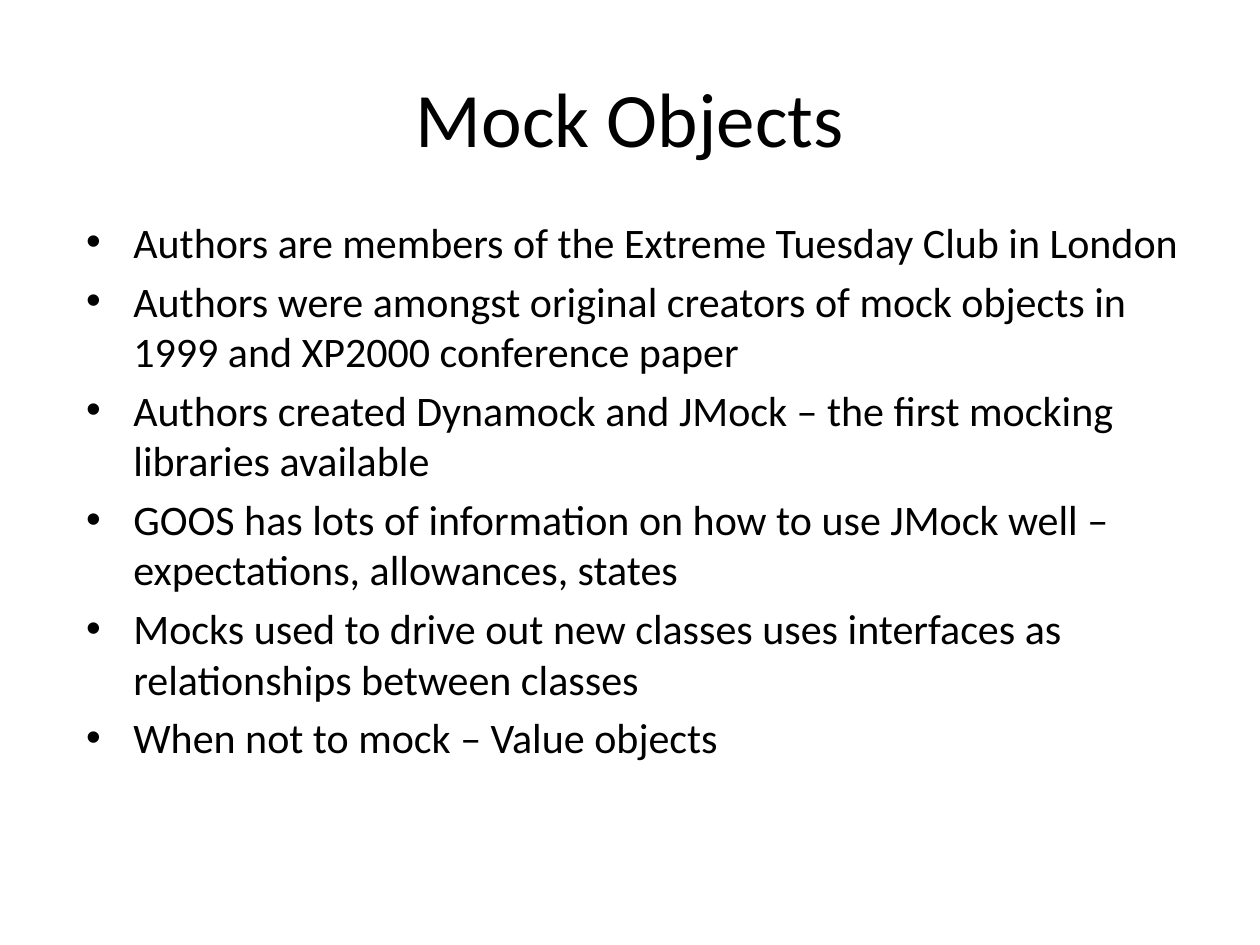
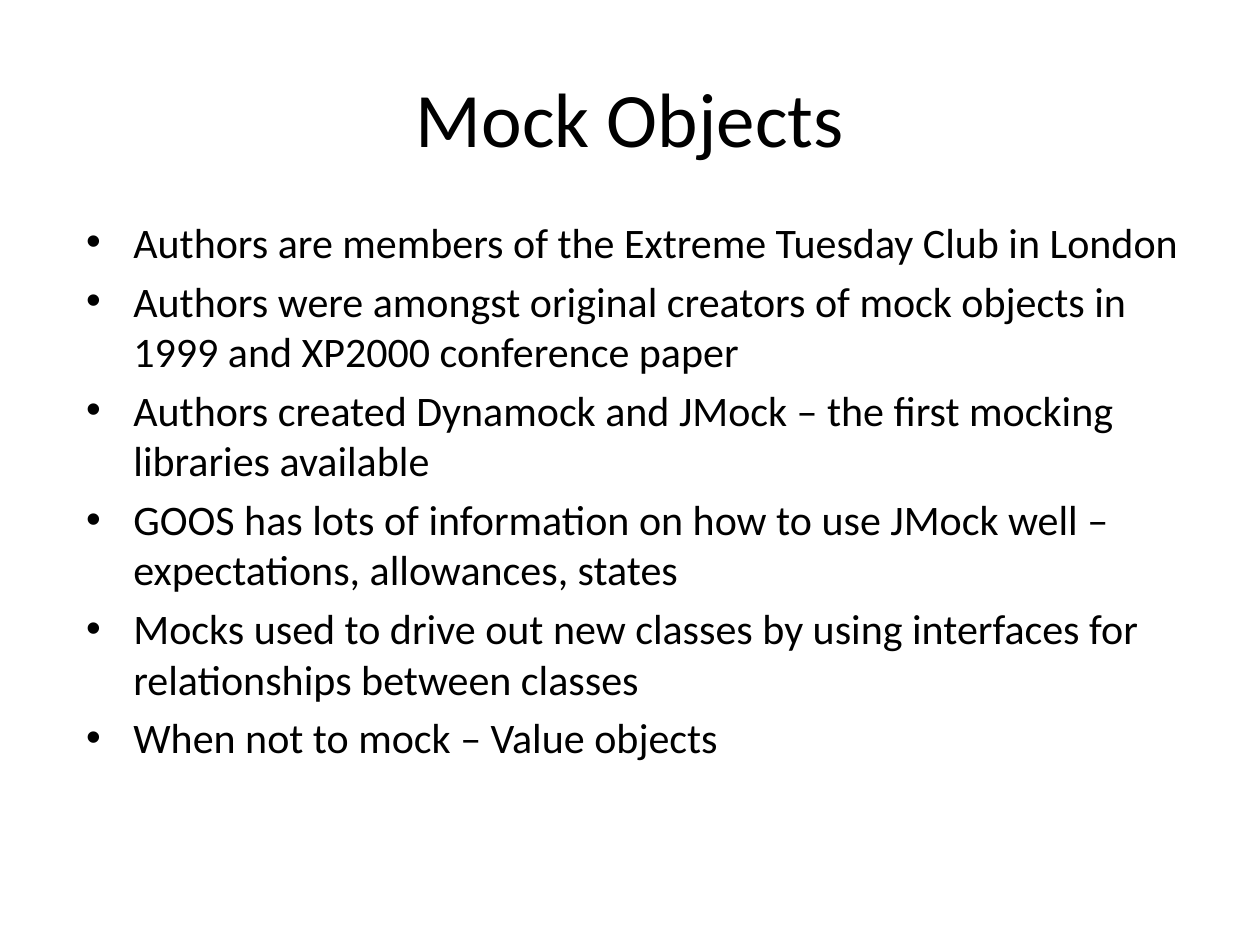
Before and after one commit to dchetwynd/GOOS-Brownbag, a slide deck: slide 6 of GOOS Presentation.pptx. Drawn at 1260x945 pixels with LibreOffice and Linux fonts; fonts in the diff are those of the drawing. Boxes give left, top, right and bottom in pixels: in the first picture for what was removed or moved away, otherwise in the second. Text is boxed around its words. In the diff, an @@ line names an element or a change of style, - is before the commit and + after.

Commit message:
Corrected typo in presentation

```diff
--- a/GOOS Presentation.pptx
+++ b/GOOS Presentation.pptx
@@ text at bbox=[133, 614, 1138, 702]: text changed @@
-• Mocks used to drive out new classes uses interfaces as relationships between classes
+• Mocks used to drive out new classes by using interfaces for relationships between classes
```
